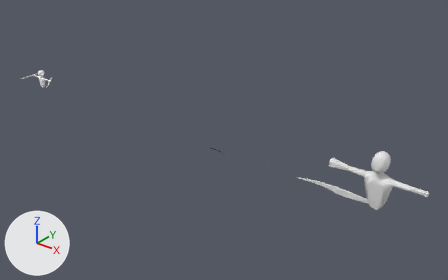
An edit to the Blender file Project/Assets/Blender/playerAnimation.blend, drawn before and after from the same camera.
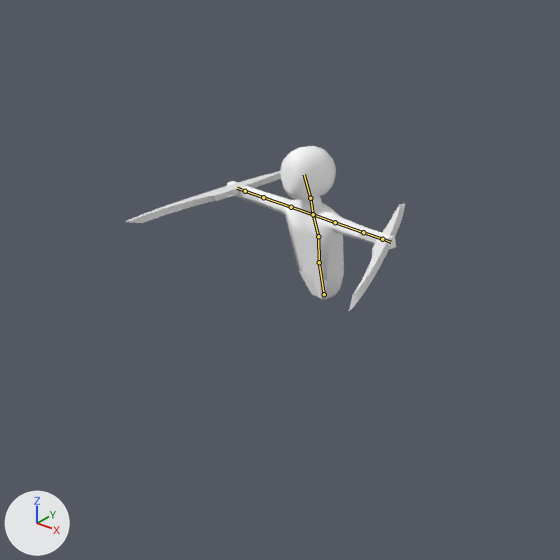
Old and new are each drawn whole from a 50 mm camera at (218.7, -148.0, 96.7) aimed at (95.6, 5.8, 1.3) and again close up on the part from 2% to 15% of the width and 19% to 42% of the height. Arrows for +X, +Y and +Z are at lower left; the lights stay in place. The bones that bend it are drawn over the model as lines in the close-ups.

The first close-up shows 'playerWeapon_0', 'playerWeapon_1.001', 'player_0'.
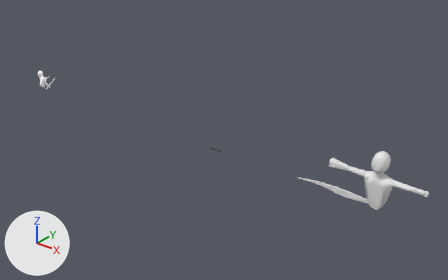
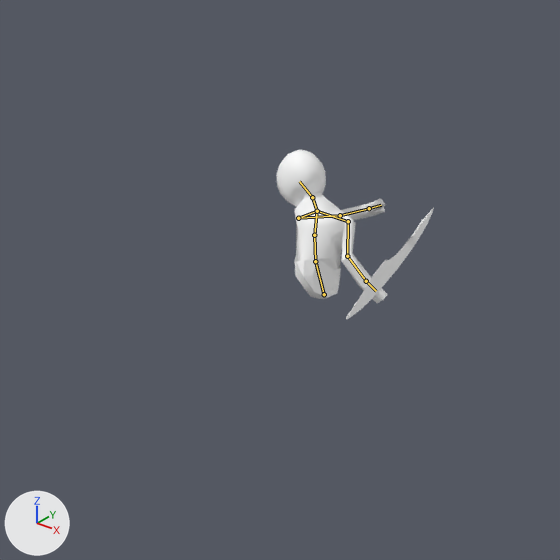
The newer file adds an action. The first version stands in its rest pose; the second is drawn at frame 14 of the action 'avoid'.

The edits, one by one:
Bone 'waist' (bone_waist) turns from (0, 0, 0) to (4, -80, 5) degrees about its own x, y and z.
Bone 'stomach' (bone_stomach) turns from (0, 0, 0) to (7, -40, 8) degrees about its own x, y and z.
Bone 'chest' (bone_chest) turns from (0, 0, 0) to (-6, -20, 12) degrees about its own x, y and z.
Bone 'neck' (bone_neck) turns from (0, 0, 0) to (41, 33, -9) degrees about its own x, y and z.
Bone 'ボーン.004' (bone_ボーン_004) turns from (0, 0, 0) to (-1, 11, -15) degrees about its own x, y and z.
Bone 'leftShoulder' (bone_leftshoulder) turns from (0, 0, 0) to (40, -7, -29) degrees about its own x, y and z.
Bone 'leftUpperArm' (bone_leftupperarm) turns from (0, 0, 0) to (90, 20, -17) degrees about its own x, y and z.
Bone 'leftFoream' (bone_leftfoream) turns from (0, 0, 0) to (42, 12, 1) degrees about its own x, y and z.
Bone 'leftHand' (bone_lefthand) turns from (0, 0, 0) to (16, -4, -1) degrees about its own x, y and z.
Bone 'rightShoulder' (bone_rightshoulder) turns from (0, 0, 0) to (13, 3, -9) degrees about its own x, y and z.
Bone 'rightUpperArm' (bone_rightupperarm) turns from (0, 0, 0) to (51, -37, 13) degrees about its own x, y and z.
Bone 'rightForearm' (bone_rightforearm) turns from (0, 0, 0) to (-19, 17, -57) degrees about its own x, y and z.
Bone 'rightHand' (bone_righthand) turns from (0, 0, 0) to (-2, 5, -10) degrees about its own x, y and z.

Location of each change, [x1, y1, x2, y2] in pixels of the close-ups (560 x 560 px):
'player_0', posed (35% narrower)
    before: [226, 146, 396, 299]
    after: [277, 149, 387, 303]
'playerWeapon_0', posed
    before: [126, 171, 281, 223]
    after: [346, 208, 434, 319]
'playerWeapon_1.001', posed
    before: [349, 204, 405, 311]
    after: [366, 199, 385, 213]
bone 'waist', root to tip
    before: (324, 294) to (319, 262)
    after: (324, 294) to (315, 261)
bone 'stomach', root to tip
    before: (319, 262) to (318, 236)
    after: (315, 261) to (314, 235)
bone 'chest', root to tip
    before: (318, 236) to (313, 214)
    after: (314, 235) to (317, 211)
bone 'neck', root to tip
    before: (313, 214) to (310, 198)
    after: (317, 211) to (312, 197)
bone 'ボーン.004', root to tip
    before: (310, 198) to (304, 174)
    after: (312, 197) to (299, 181)
bone 'leftShoulder', root to tip
    before: (313, 214) to (335, 222)
    after: (317, 211) to (298, 218)
bone 'leftUpperArm', root to tip
    before: (335, 222) to (363, 232)
    after: (298, 218) to (340, 215)
bone 'leftFoream', root to tip
    before: (363, 232) to (382, 239)
    after: (340, 215) to (369, 208)
bone 'leftHand', root to tip
    before: (382, 239) to (391, 242)
    after: (369, 208) to (381, 205)
bone 'rightShoulder', root to tip
    before: (313, 214) to (291, 207)
    after: (317, 211) to (348, 221)
bone 'rightUpperArm', root to tip
    before: (291, 207) to (263, 197)
    after: (348, 221) to (347, 256)
bone 'rightForearm', root to tip
    before: (263, 197) to (245, 191)
    after: (347, 256) to (366, 281)
bone 'rightHand', root to tip
    before: (245, 191) to (237, 188)
    after: (366, 281) to (376, 291)
